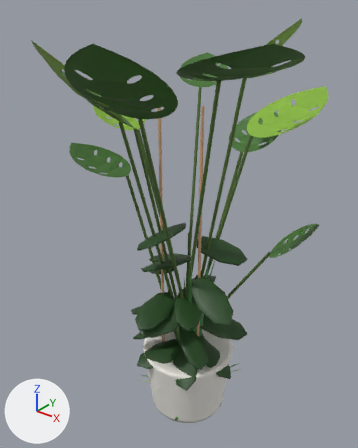
What one commit did to the glTF model assets/props-q.glb.
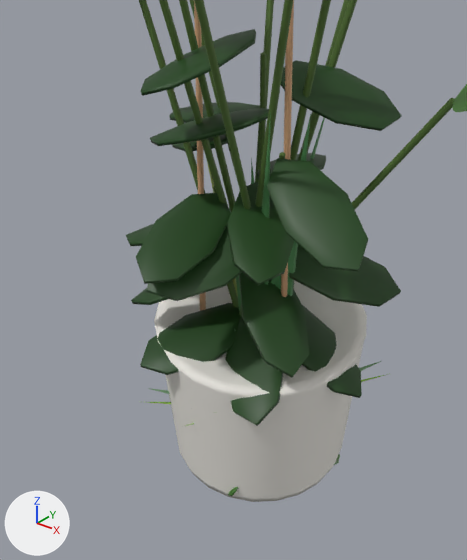
Old and new are each drawn whole from a camera (50 mm lens) standing at (1.46, -1.92, 2.41) and looking at (-0.04, -0.04, 1.24) and again close up on the part from 22% to 77% of the width and 47% to 100% of the height. Every picture has the same lights, and +X, +Y and +Z are marked at lower left. The last two pictures show the newer version. Where no turn or scale is listed for an object, it has been applied to the vertices.

Objects in the first close-up: 'monstera-solid', 'rubberPlant-leaf', 'snakePlant-leaf' and 5 more.
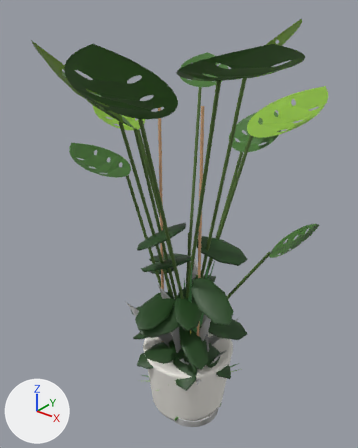
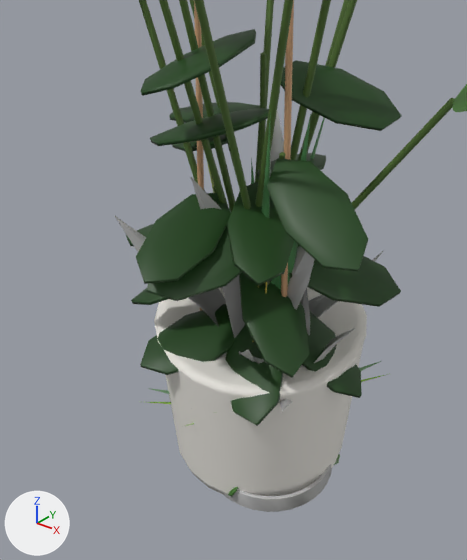
Location of each change, [x1, y1, x2, y2] in pixels of the close-ups (467 x 560 px):
'marbleSnake-leaf', added (mostly hidden): after [114, 109, 383, 412]
'marbleSnake-solid', added: after [223, 464, 332, 512]

The change, as a list of edits to the scene's bpy script:
```text
Add mat_marblesnake_leaf:
    mat_marblesnake_leaf = bpy.data.materials.new('marbleSnake-leaf')
    # nodes: BsdfPrincipled, Mix, OutputMaterial, VertexColor
Add me_mesh_13:
    me_mesh_13.from_pydata(...)  # 556 vertices, 621 faces; spans x -0.296..0.296, y -0.281..0.281, z -0.446..0.446
    me_mesh_13.materials.append(mat_marblesnake_leaf)  # its picture is missing
Add me_mesh_12:
    me_mesh_12.from_pydata(...)  # 669 vertices, 1211 faces; spans x -0.167..0.167, y -0.167..0.167, z -0.126..0.126
    me_mesh_12.materials.append(mat_prop_solid)
Add ob_marblesnake_leaf:
    ob_marblesnake_leaf = bpy.data.objects.new('marbleSnake-leaf', me_mesh_13)
    ob_marblesnake_leaf.location = (0.0, 0.0, 0.642)
Add ob_marblesnake_solid:
    ob_marblesnake_solid = bpy.data.objects.new('marbleSnake-solid', me_mesh_12)
    ob_marblesnake_solid.location = (0.071, -0.047, 0.126)
```
